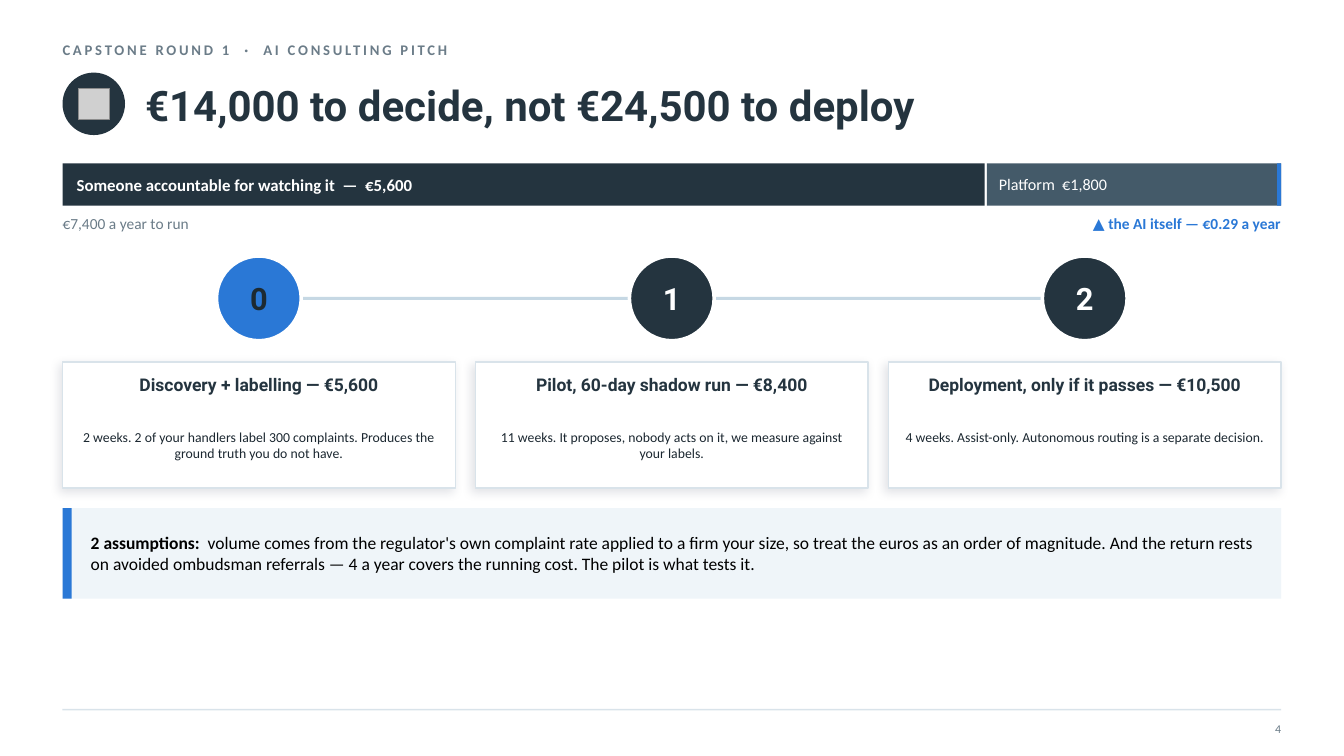
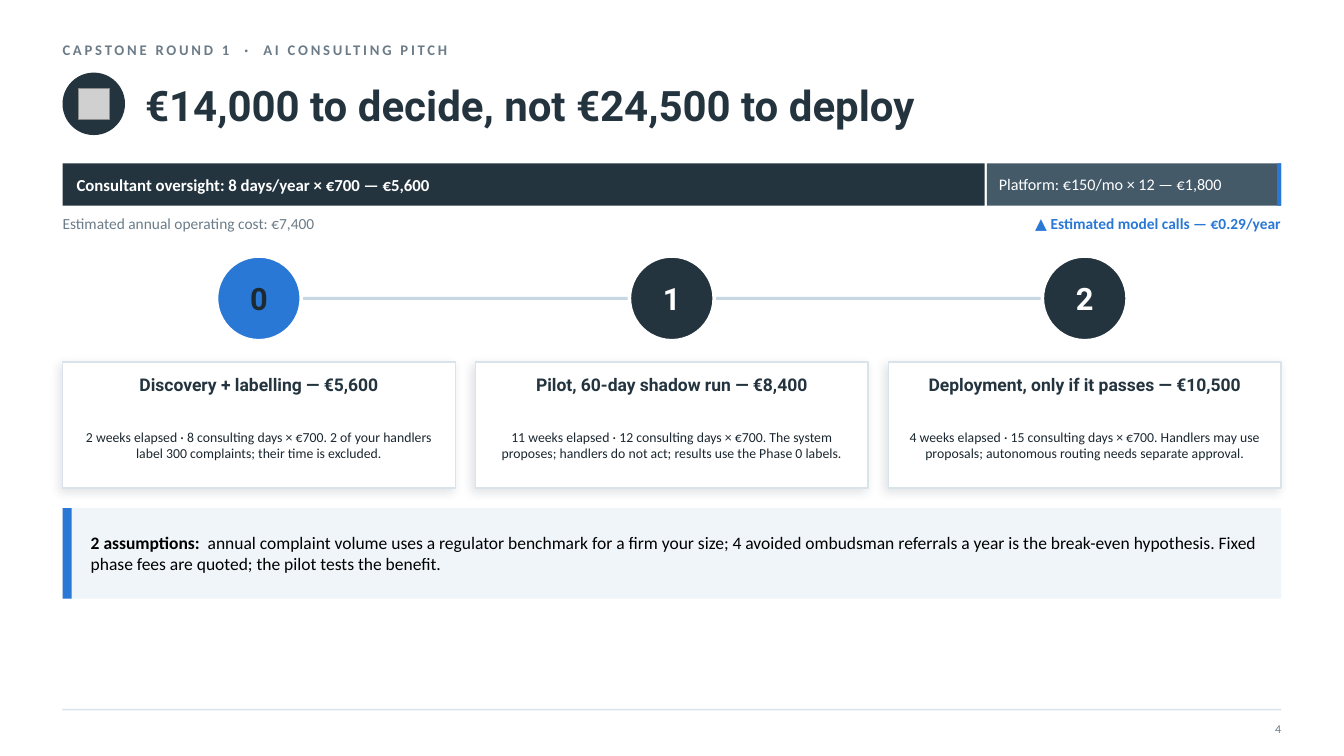
Before and after one commit to nyelugo/PROJECT-Capstone-AI-Consulting, a slide deck: slide 5 of presentation/round1_pitch.pptx. Drawn at 1344x756 pixels with LibreOffice and Linux fonts; fonts in the diff are those of the drawing; grey boxes stand for pictures. Boxes give left, top, right and bottom in pixels: in the first picture for what was removed or moved away, otherwise in the second. Text is boxed around its words. In the diff, an @@ line names an element or a change of style, - is before the commit and + after.

```diff
--- a/presentation/round1_pitch.pptx
+++ b/presentation/round1_pitch.pptx
@@ text at (x1=77, y1=179, x2=430, y2=194): text changed @@
-Someone accountable for watching it — €5,600
+Consultant oversight: 8 days/year × €700 — €5,600
@@ text at (x1=999, y1=179, x2=1222, y2=192): text changed @@
-Platform €1,800
+Platform: €150/mo × 12 — €1,800
@@ text at (x1=63, y1=218, x2=314, y2=232): text changed @@
-€7,400 a year to run
+Estimated annual operating cost: €7,400
@@ text at (x1=1051, y1=218, x2=1281, y2=232): text changed @@
-▲ the AI itself — €0.29 a year
+▲ Estimated model calls — €0.29/year
@@ text at (x1=86, y1=432, x2=431, y2=461): text changed @@
-2 weeks. 2 of your handlers label 300 complaints. Produces the ground truth you do not have.
+2 weeks elapsed · 8 consulting days × €700. 2 of your handlers label 300 complaints; their time is excluded.
@@ text at (x1=502, y1=432, x2=842, y2=460): text changed @@
-11 weeks. It proposes, nobody acts on it, we measure against your labels.
+11 weeks elapsed · 12 consulting days × €700. The system proposes; handlers do not act; results use the Phase 0 labels.
@@ text at (x1=910, y1=432, x2=1259, y2=461): text changed @@
-4 weeks. Assist-only. Autonomous routing is a separate decision.
+4 weeks elapsed · 15 consulting days × €700. Handlers may use proposals; autonomous routing needs separate approval.
@@ text at (x1=91, y1=536, x2=1256, y2=573): text changed @@
-2 assumptions: volume comes from the regulator's own complaint rate applied to a firm your size, so treat the euros as an order of magnitude. And the return rests on avoided ombudsman referrals — 4 a year covers the running cost. The pilot is what tests it.
+2 assumptions: annual complaint volume uses a regulator benchmark for a firm your size; 4 avoided ombudsman referrals a year is the break-even hypothesis. Fixed phase fees are quoted; the pilot tests the benefit.
```
Also in this commit, not shown: 12 other slides changed, 1 slide added, 5 other files.
